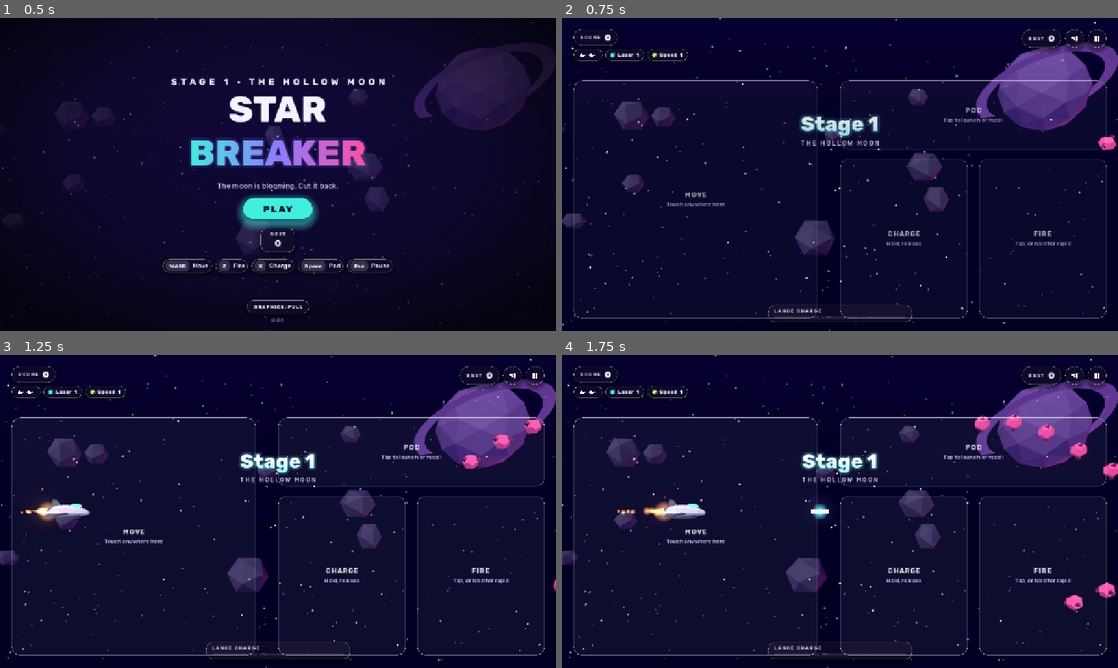
Above: before the commit, frames 1-4 (two rows, left to right).
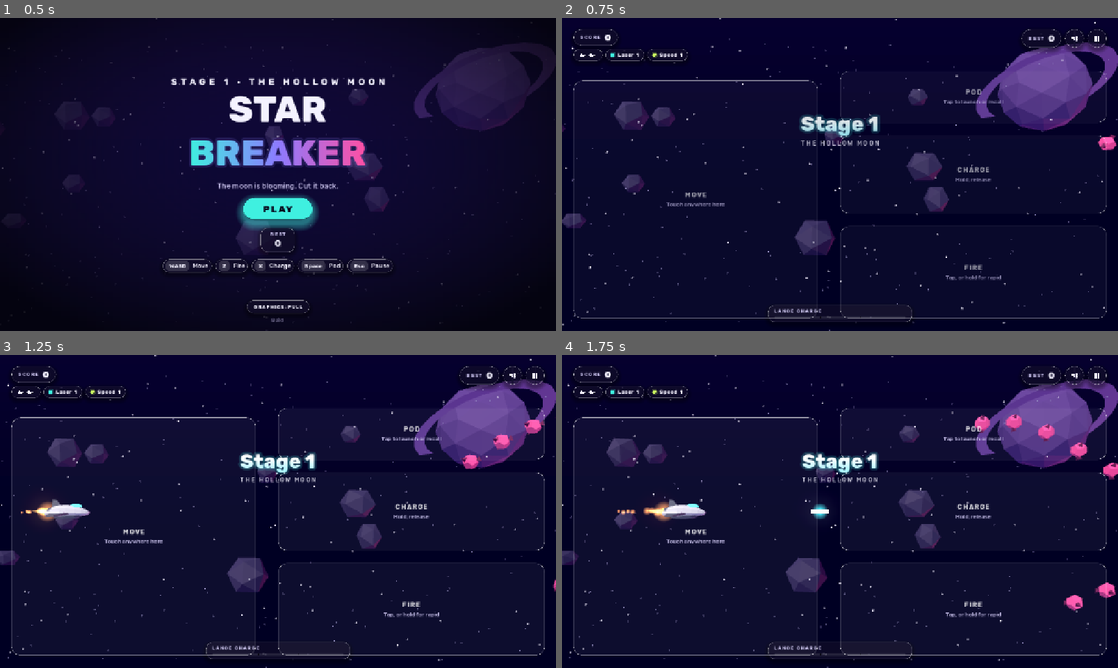
Above: after the commit, the same moments.

Repository: guillaumefont/star-breaker
Game: Godot game, scene res://scenes/boot.tscn
Same seed, same stepped clock (60 frames per second), same inputs: the game is played once before the commit and once after it.
Inputs (mouse positions are in pixels of both pictures, inside the frame that each line leads up to):
- Up to frame 1 (0.5 s): no input
- Up to frame 2 (0.75 s): click "PLAY" at 0.5 s
- Up to frame 3 (1.25 s): no input
- Up to frame 4 (1.75 s): tap Enter (start) at 1.25 s; move the mouse to (962, 495) at 1.27 s; hold Right (right) from 1.28 s (still down); tap X (charge) at 1.35 s; click (962, 495) at 1.42 s; tap Z (fire) at 1.55 s

Frame 1 is identical in both runs. In frame 2, 1.1% of the frame differs, in the area x 50-98%, y 17-96%; in frame 3, 1.4%; in frame 4, 1.4%.

Commit message:
Touch: stack the right-side zones bottom up as Fire, Charge, Pod
Co-Authored-By: Claude Opus 5.5 <noreply@anthropic.com>
Claude-Session: https://claude.ai/code/session_01VxP4foFT7LXL8Jpjhq8ndg

Diff:
--- a/scripts/hud.gd
+++ b/scripts/hud.gd
@@ -542,7 +542,7 @@
 	kr.size_flags_horizontal = Control.SIZE_SHRINK_CENTER
 	v.add_child(kr)
 	_key_rows.append(kr)
-	var tr := _keys([["Left", "Move"], ["Right", "Charge · Fire"], ["Top right", "Pod"]], 900)
+	var tr := _keys([["Left", "Move"], ["Right, bottom up", "Fire · Charge · Pod"]], 900)
 	tr.size_flags_horizontal = Control.SIZE_SHRINK_CENTER
 	v.add_child(tr)
 	_touch_rows.append(tr)
@@ -635,6 +635,7 @@
 	var k := get_viewport_rect().size.x / win.x
 	_hud.offset_left = maxf(0.0, sa.position.x * k)
 	_hud.offset_right = -maxf(0.0, (win.x - sa.end.x) * k)
+	touch.set_safe_insets(_hud.offset_left, -_hud.offset_right)
 
 
 func _build_over() -> Control:
--- a/scripts/touch.gd
+++ b/scripts/touch.gd
@@ -2,11 +2,14 @@
 extends Control
 ## Touch controls with no visible buttons: the left half is a floating analog stick that
 ## appears where the thumb lands and follows it; the right half is split into invisible
-## zones (Pod strip on top, then Charge | Fire). A faint map of the zones shows
-## for the first seconds of a run.
+## zones stacked bottom up: Fire, Charge, Pod. A faint map of the zones shows for the
+## first seconds of a run.
 
 const ZC := {fire = Color("3ff0e0"), charge = Color("8c7bff"), pod = Color("ff4fa3")}
 const RADIUS := 65.0
+const RIGHT := 0.48             ## right-hand zones start here (fraction of the width)
+const POD_END := 0.355          ## Pod above this (fraction of the height) ...
+const FIRE_START := 0.645       ## ... Fire below this, Charge in between
 
 var hud: Hud
 var enabled := false
@@ -32,9 +35,9 @@
 	_zones.modulate.a = 0.0
 	add_child(_zones)
 	_zone(Rect2(0.02, 0.20, 0.44, 0.76), "MOVE", "Touch anywhere here")
-	_zone(Rect2(0.50, 0.20, 0.48, 0.22), "POD", "Tap to launch or recall")
-	_zone(Rect2(0.50, 0.45, 0.23, 0.51), "CHARGE", "Hold, release")
-	_zone(Rect2(0.75, 0.45, 0.23, 0.51), "FIRE", "Tap, or hold for rapid")
+	_zone(Rect2(0.50, 0.17, 0.48, 0.165), "POD", "Tap to launch or recall")
+	_zone(Rect2(0.50, 0.375, 0.48, 0.25), "CHARGE", "Hold, release")
+	_zone(Rect2(0.50, 0.665, 0.48, 0.295), "FIRE", "Tap, or hold for rapid")
 
 
 func _zone(r: Rect2, title: String, sub: String) -> void:
@@ -71,17 +74,23 @@
 	v.add_child(b)
 
 
+## Keeps the zone map clear of notches (the zones themselves still reach the screen edge).
+func set_safe_insets(left: float, right: float) -> void:
+	_zones.offset_left = left
+	_zones.offset_right = -right
+
+
 func show_zones(on: bool) -> void:
 	var tw := create_tween()
 	tw.tween_property(_zones, "modulate:a", 1.0 if on and enabled else 0.0, 0.3 if on else 1.0)
 
 
 static func zone_at(fx: float, fy: float) -> String:
-	if fx < 0.48:
+	if fx < RIGHT:
 		return "move"
-	if fy < 0.43:
+	if fy < POD_END:
 		return "pod"
-	if fx < 0.74:
+	if fy < FIRE_START:
 		return "charge"
 	return "fire"
 
--- a/tests/touch_test.gd
+++ b/tests/touch_test.gd
@@ -63,9 +63,13 @@
 	check(tp.stick_id == -1, "stick disappears on release")
 
 	var n: int = main.G.pb.size()
-	var fire_at := Vector2(vs.x * 0.86, vs.y * 0.7)
-	var charge_at := Vector2(vs.x * 0.62, vs.y * 0.7)
-	check(TouchPad.zone_at(0.86, 0.7) == "fire" and TouchPad.zone_at(0.62, 0.7) == "charge", "Charge zone sits left of Fire")
+	var fire_at := Vector2(vs.x * 0.75, vs.y * 0.85)
+	var charge_at := Vector2(vs.x * 0.75, vs.y * 0.5)
+	for fx in [0.55, 0.75, 0.95]:
+		check(TouchPad.zone_at(fx, 0.9) == "fire" and TouchPad.zone_at(fx, 0.7) == "fire"
+			and TouchPad.zone_at(fx, 0.5) == "charge" and TouchPad.zone_at(fx, 0.2) == "pod"
+			and TouchPad.zone_at(fx, 0.02) == "pod",
+			"right side stacks Fire, Charge, Pod bottom up at x=%.2f" % fx)
 	touch(2, fire_at, true)
 	touch(2, fire_at, false)
 	tick()
@@ -85,10 +89,10 @@
 
 	main.drop_item(main.P.x, main.P.y, "P")
 	tick(2)
-	touch(5, Vector2(vs.x * 0.75, vs.y * 0.3), true)
-	touch(5, Vector2(vs.x * 0.75, vs.y * 0.3), false)
+	touch(5, Vector2(vs.x * 0.75, vs.y * 0.2), true)
+	touch(5, Vector2(vs.x * 0.75, vs.y * 0.2), false)
 	tick()
-	check(main.pod.state == "free", "tapping the top-right strip launches the pod")
+	check(main.pod.state == "free", "tapping the top-right zone launches the pod")
 
 	var pause_btn: Button = main.hud._btn_pause
 	var bp := pause_btn.get_global_rect().get_center()
--- a/tools/soak.gd
+++ b/tools/soak.gd
@@ -49,16 +49,16 @@
 				touch(1, stick, false)
 			if frame % 25 == 0:
 				fire_down = not fire_down
-				touch(2, Vector2(vs.x * 0.86, vs.y * 0.7), fire_down)
+				touch(2, Vector2(vs.x * 0.75, vs.y * 0.85), fire_down)
 			if frame % 150 == 0:
 				charge_down = true
-				touch(3, Vector2(vs.x * 0.62, vs.y * 0.7), true)
+				touch(3, Vector2(vs.x * 0.75, vs.y * 0.5), true)
 			if charge_down and frame % 150 == 110:
 				charge_down = false
-				touch(3, Vector2(vs.x * 0.62, vs.y * 0.7), false)
+				touch(3, Vector2(vs.x * 0.75, vs.y * 0.5), false)
 			if frame % 200 == 100:
-				touch(4, Vector2(vs.x * 0.8, vs.y * 0.3), true)
-				touch(4, Vector2(vs.x * 0.8, vs.y * 0.3), false)
+				touch(4, Vector2(vs.x * 0.8, vs.y * 0.2), true)
+				touch(4, Vector2(vs.x * 0.8, vs.y * 0.2), false)
 		if frame % 120 == 0:
 			print("t=%.1fs mode=%s score=%s lives=%s enemies=%d fx=%d nodes=%d" % [(Time.get_ticks_msec() - t0) / 1000.0, main.mode,
 				main.G.get("score", 0), main.G.get("lives", 0), main.G.get("enemies", []).size(), main.fx.size(), main.world.get_child_count()])
Not shown, changed: AGENTS.md
